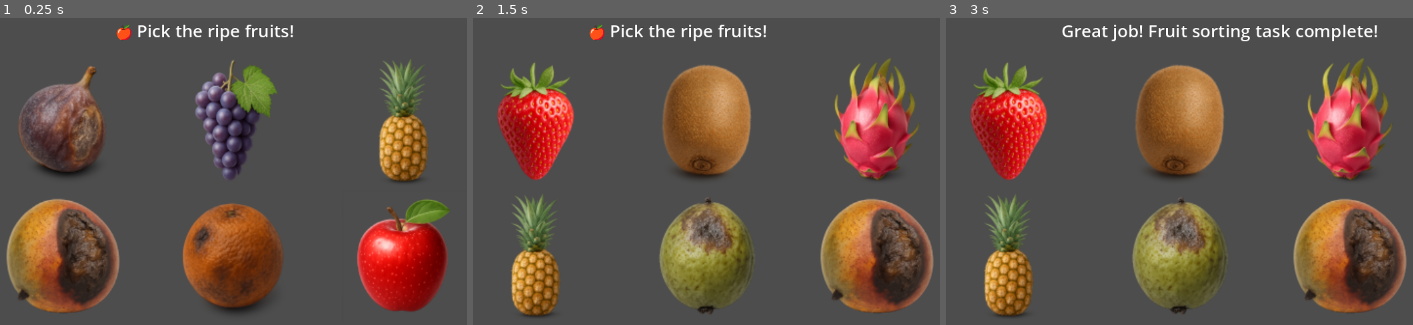
Above: before the commit, frames 1-3 (left to right).
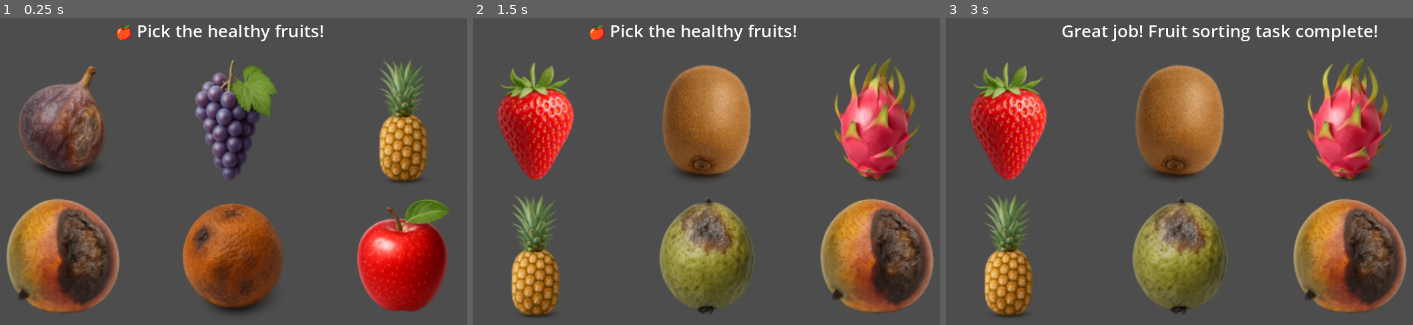
Above: after the commit, the same moments.

Repository: lastiroko/Safari-Paths
Game: Godot game, scene res://scenes/tasks/FruitSortTask.tscn
The game is run twice, just before and just after one commit, with the same random seed, the same clock (stepped at 60 frames per second) and the same inputs. This scene is started directly instead of the project's main scene.
Inputs (mouse positions are in pixels of both pictures, inside the frame that each line leads up to):
- Up to frame 1 (0.25 s): no input
- Up to frame 2 (1.5 s): click (538, 122) at 0.5 s; click (706, 122) at 1.25 s
- Up to frame 3 (3 s): click (1352, 122) at 2 s; click (1011, 254) at 2.75 s

The runs differ from the first frame. In frame 1, 0.6% of the frame differs, in the area x 44-70%, y 1-8%; in frame 2, 0.6%; in frame 3, nothing differs.

Commit message:
Changed text to say 'find the healthy fruit'

Diff:
--- a/scripts/tasks/fruit_sort_task.gd
+++ b/scripts/tasks/fruit_sort_task.gd
@@ -30,7 +30,7 @@
 
 func _ready():
 	randomize()
-	instruction.text = "🍎 Pick the ripe fruits!"
+	instruction.text = "🍎 Pick the healthy fruits!"
 	initialize_grid_with_fruits() # Initial call to populate the grid
 
 func initialize_grid_with_fruits():
